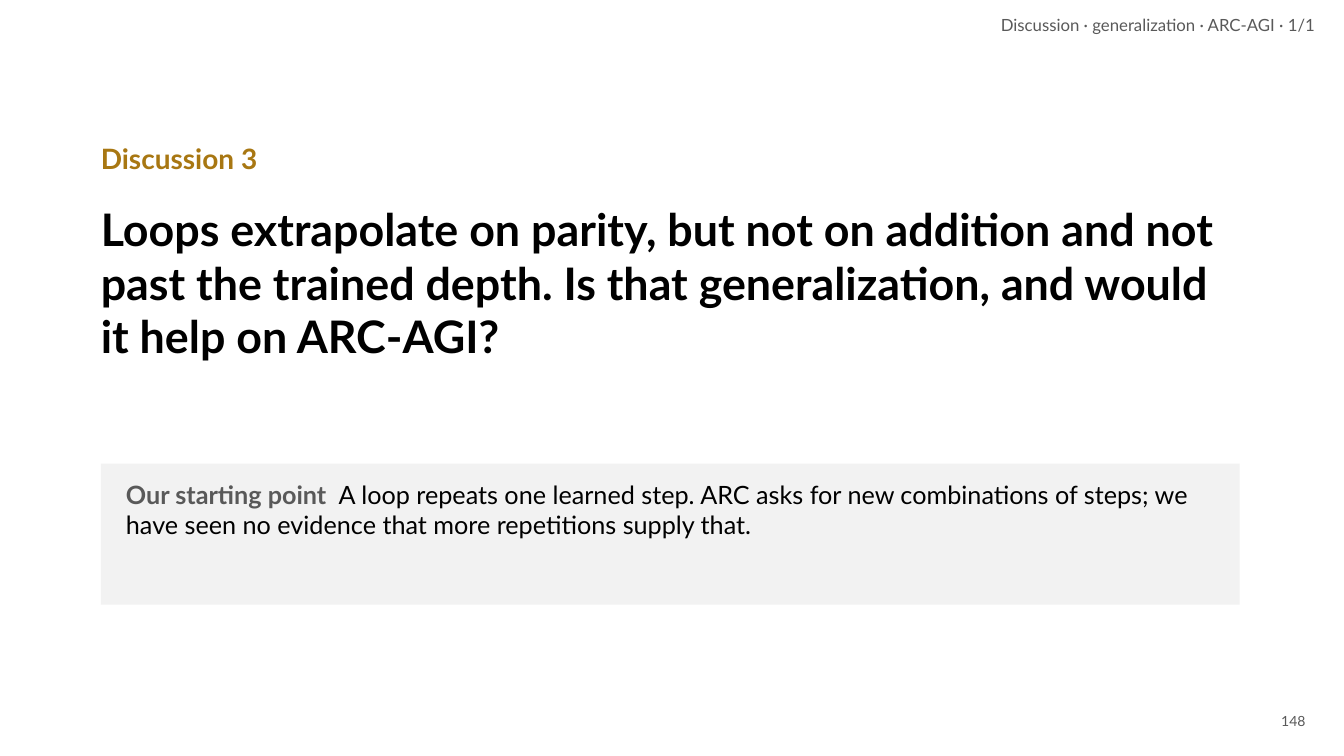
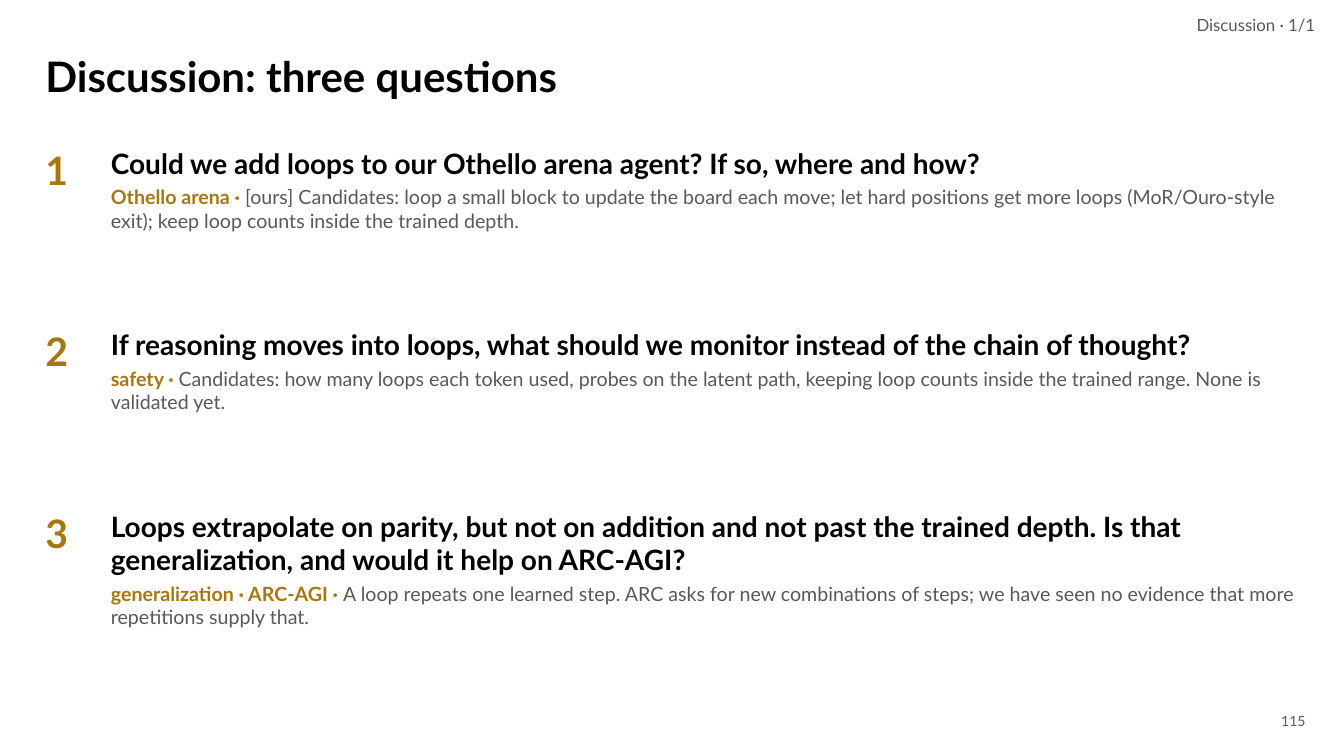
Before and after one commit to irregular6612/agi-hw2, a slide deck: slide 115 of build/out/looped-transformers.pptx (slide 148 before the commit). Drawn at 1344x756 pixels with LibreOffice and Linux fonts; fonts in the diff are those of the drawing. Boxes give left, top, right and bottom in pixels: in the first picture for what was removed or moved away, otherwise in the second. Text is boxed around its words. In the diff, an @@ line names an element or a change of style, - is before the commit and + after.

```diff
--- a/build/out/looped-transformers.pptx
+++ b/build/out/looped-transformers.pptx
@@ text at <box>1197,18,1315,32</box>: text changed @@
-Discussion · generalization · ARC-AGI · 1/1
+Discussion · 1/1
@@ text added at <box>45,60,558,99</box>, 30 pt, text #000000, bold @@
+Discussion: three questions
@@ text added at <box>45,156,68,185</box>, 28 pt, text #A87712, bold @@
+1
@@ text added at <box>111,153,1274,232</box>, 14 pt, text #595959 @@
+Could we add loops to our Othello arena agent? If so, where and how?
+Othello arena · [ours] Candidates: loop a small block to update the board each move; let hard positions get more loops (MoR/Ouro-style exit); keep loop counts inside the trained depth.
@@ text removed at <box>101,212,1213,361</box> @@
-Loops extrapolate on parity, but not on addition and not past the trained depth. Is that generalization, and would it help on ARC-AGI?
@@ text added at <box>45,337,68,366</box>, 28 pt, text #A87712, bold @@
+2
@@ text added at <box>111,334,1261,413</box>, 14 pt, text #595959 @@
+If reasoning moves into loops, what should we monitor instead of the chain of thought?
+safety · Candidates: how many loops each token used, probes on the latent path, keeping loop counts inside the trained range. None is validated yet.
@@ rectangle removed at <box>101,464,1240,605</box> @@
@@ text at <box>45,519,68,549</box>: text changed; size 20 to 28 pt @@
-Discussion 3
+3
@@ text at <box>111,516,1293,628</box>: text changed; size 18 to 14 pt; bold on @@
-Our starting point A loop repeats one learned step. ARC asks for new combinations of steps; we have seen no evidence that more repetitions supply that.
+Loops extrapolate on parity, but not on addition and not past the trained depth. Is that generalization, and would it help on ARC-AGI?
+generalization · ARC-AGI · A loop repeats one learned step. ARC asks for new combinations of steps; we have seen no evidence that more repetitions supply that.
@@ page number at <box>1281,716,1305,726</box>: text changed @@
-148
+115
```
Also in this commit, not shown: 78 other slides changed, 32 slides added, 65 slides removed, 23 other files.
